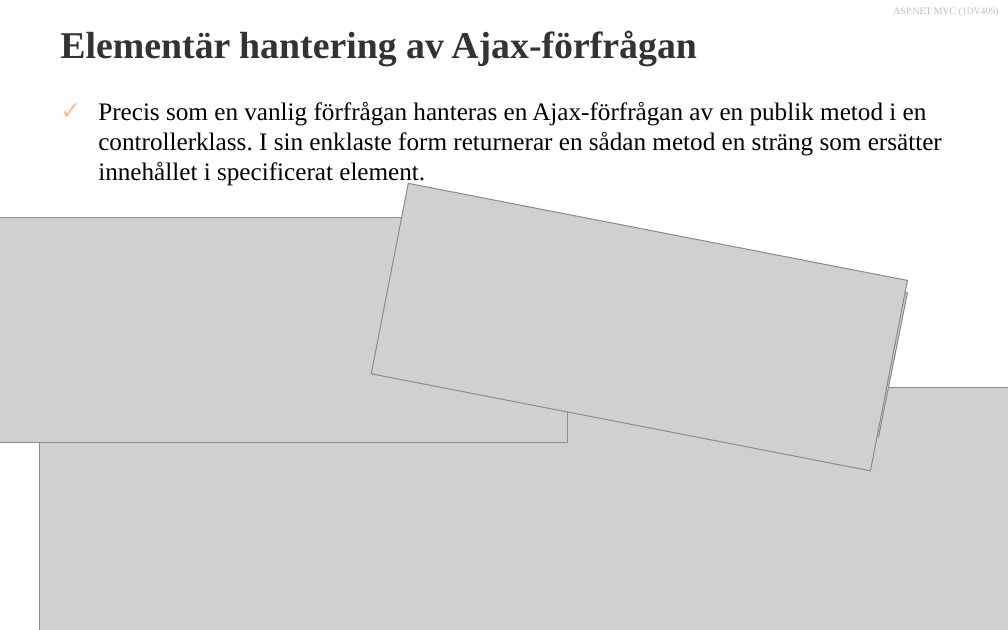
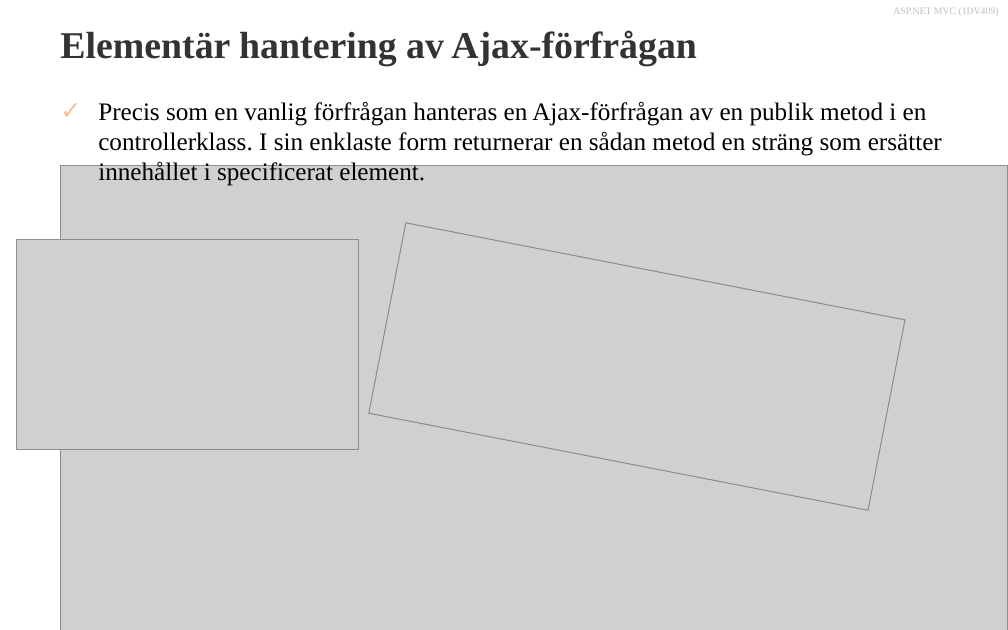
Before and after one commit to 1dv409/kursmaterial, a slide deck: slide 6 of Presentationsmaterial/Dokument/1.7 Unobtrusive Ajax.pptx (slide 8 before the commit). Drawn at 1008x630 pixels with LibreOffice and Linux fonts; fonts in the diff are those of the drawing; grey boxes stand for pictures; background and template pictures are left out. Boxes give left, top, right and bottom in pixels: in the first picture for what was removed or moved away, otherwise in the second. Text is boxed around its words. In the diff, an @@ line names an element or a change of style, - is before the commit and + after.

```diff
--- a/Presentationsmaterial/Dokument/1.7 Unobtrusive Ajax.pptx
+++ b/Presentationsmaterial/Dokument/1.7 Unobtrusive Ajax.pptx
@@ picture added at box(60, 165, 1008, 630) @@
@@ picture removed at box(380, 193, 908, 438) @@
@@ picture: place and size @@
-picture at box(371, 183, 908, 470)
+picture at box(369, 222, 906, 509)
@@ picture: place and size @@
-picture at box(0, 218, 568, 443)
+picture at box(17, 240, 360, 450)
@@ picture removed at box(39, 388, 1008, 630) @@
```
Also in this commit, not shown: 10 other slides changed, 2 slides removed.
